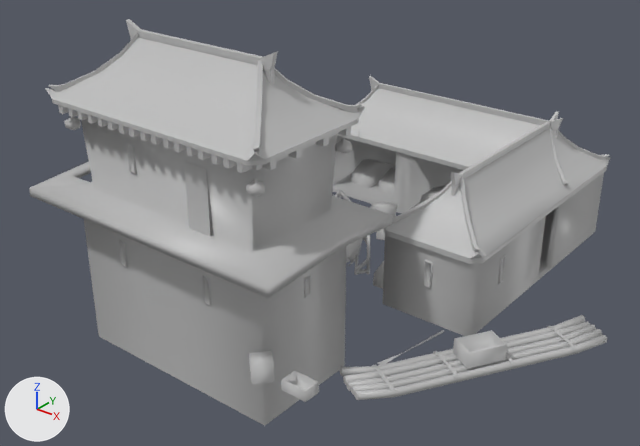
The COLLADA model art/meshes/structural/chin_dock.dae: old version first, new version second.
The view is the same before and after, from a 50 mm lens placed at (0.846, -1.012, 0.695), pointed at (0.068, -0.039, 0.092). Lighting does not change. The marker at lower left points along +X, +Y and +Z. Where no turn or scale is listed for an object, it has been applied to the vertices. Vertices at the same position are counted once.

The first picture shows 'House_001_001'.
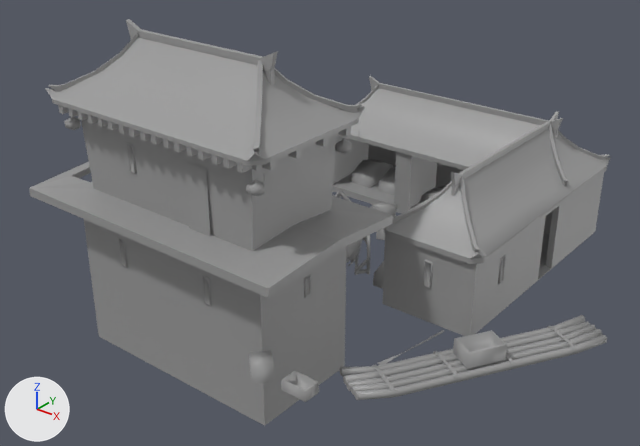
Diff of the bpy script that builds the scene:
```diff
--- a/art/meshes/structural/chin_dock.dae.py
+++ b/art/meshes/structural/chin_dock.dae.py
@@ mat_material_004_001_001_001 @@
+mat_material_004_001_001_001 = principled_material('Material_004_001_001_001')
+mat_material_004_001_001_001.base_color = (0.328, 0.328, 0.328)  # grey #9b9b9b
+mat_material_004_001_001_001.roughness = 0.44
@@ me_mesh_010 @@
 me_mesh_010.from_pydata(...)  # 2675 vertices, 3908 faces; spans x -0.364..0.443, y -0.324..0.405, z -0.249..0.255
 # used by ob_house_001_001; location = (0.063, -0.012, 0.153)
-me_mesh_010.materials.append(mat_material_004_001_001)  # grey #bebebe
+# me_mesh_010 part 1: the loose piece of 36 vertices spanning x 0.207..0.286, y 0.243..0.322, z -0.023..0.052 is moved by (0.0, 0.0, 0.004)
+me_mesh_010.materials.append(mat_material_004_001_001_001)  # grey #9b9b9b
```

Location of each change, (x1, y1, x2, y2) in pixels of the pictures (640 x 446 px; the box of a moved part takes in the faces that stretch with it):
'House_001_001', recoloured, reshaped
    both: (29, 19, 611, 426)
part 1 of me_mesh_010, moved or reshaped
    before: (548, 126, 569, 187)
    after: (547, 121, 569, 186)
